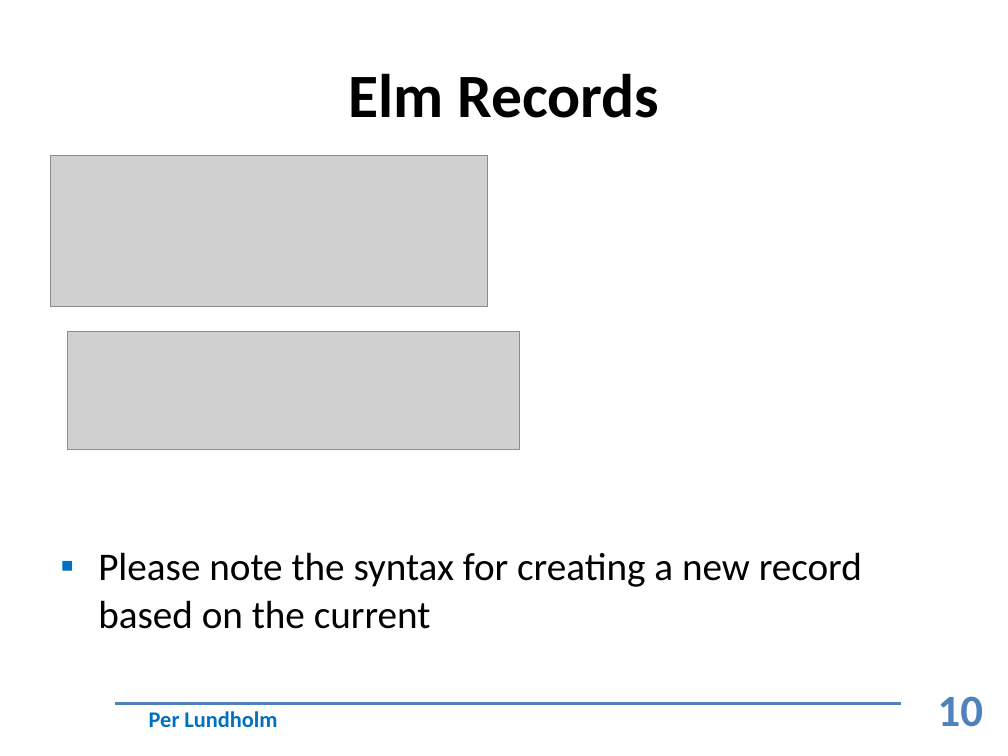
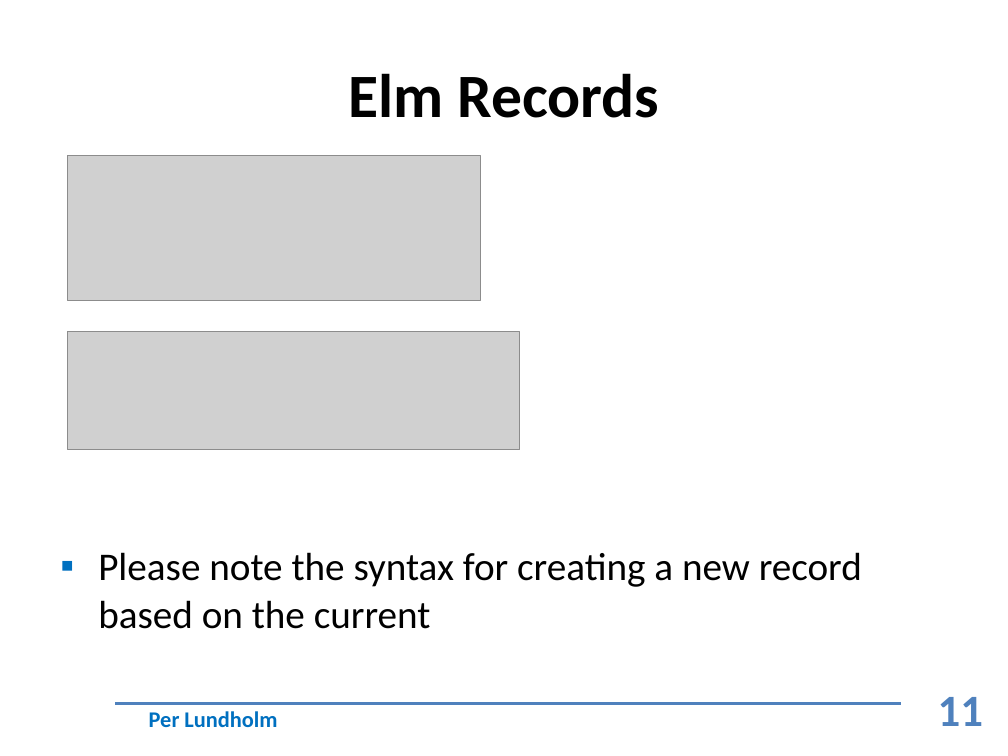
Before and after one commit to crispab/elm-workshop, a slide deck: slide 11 of docs/your-first-elm-program.pptx (slide 10 before the commit). Drawn at 1008x756 pixels with LibreOffice and Linux fonts; fonts in the diff are those of the drawing; grey boxes stand for pictures; background and template pictures are left out. Boxes give left, top, right and bottom in pixels: in the first picture for what was removed or moved away, otherwise in the second. Text is boxed around its words. In the diff, an @@ line names an element or a change of style, - is before the commit and + after.

```diff
--- a/docs/your-first-elm-program.pptx
+++ b/docs/your-first-elm-program.pptx
@@ picture: place and size @@
-picture at (50, 155, 488, 306)
+picture at (68, 155, 480, 300)
@@ page number at (938, 697, 983, 726): text changed @@
-10
+11
```
Also in this commit, not shown: 4 other slides changed, 7 slides added.
